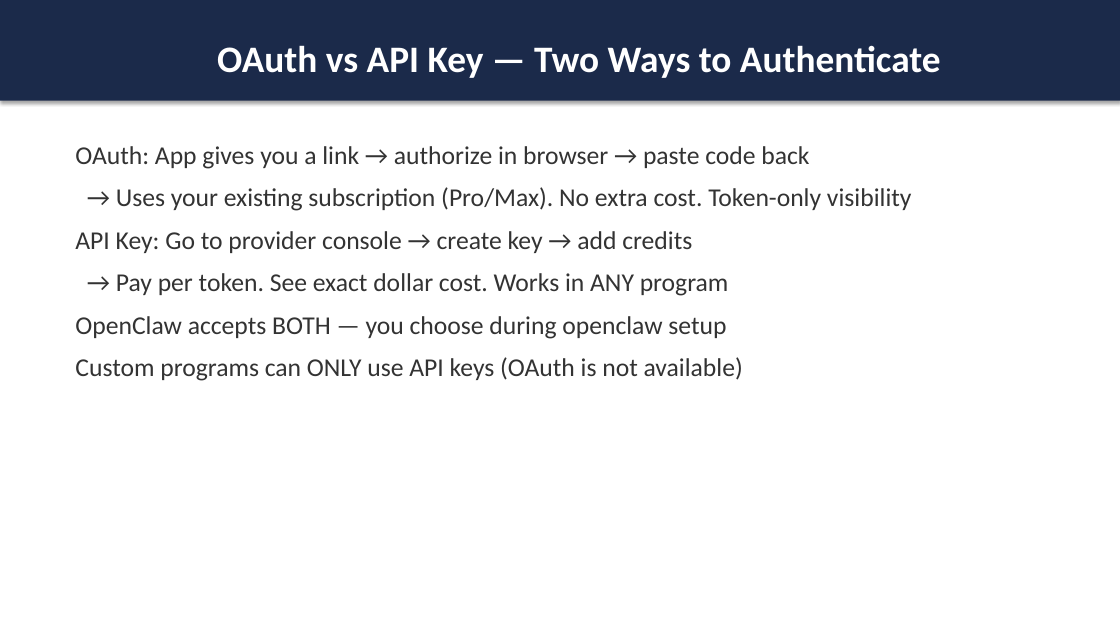
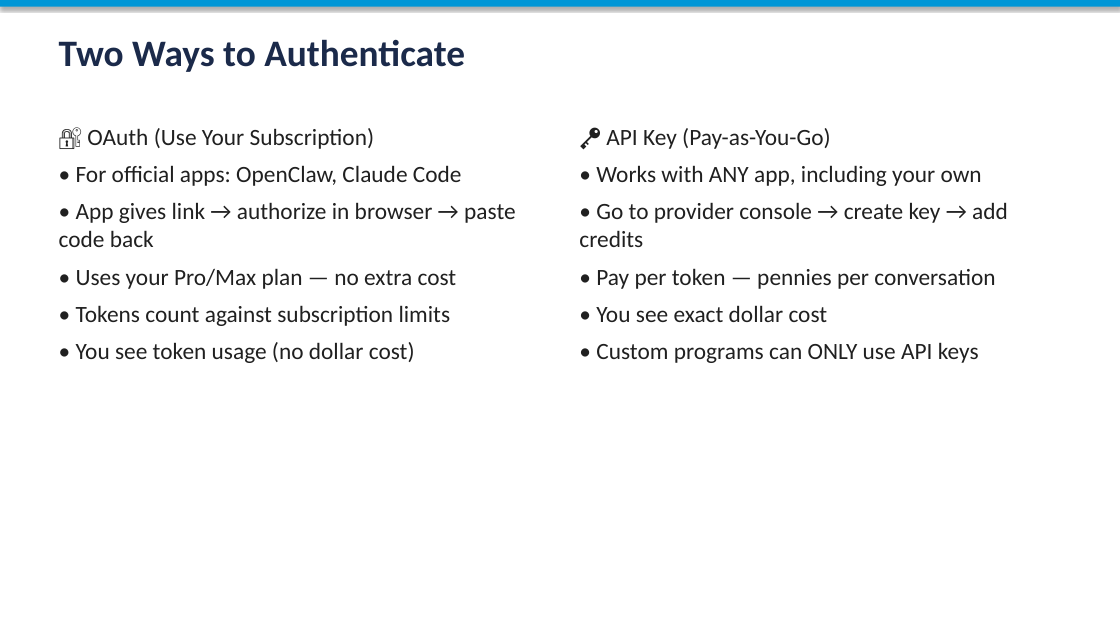
Before and after one commit to toroleapinc/cut-the-crap, a slide deck: slide 9 of general/cut-the-crap-general.pptx (slide 11 before the commit). Drawn at 1120x630 pixels with LibreOffice and Linux fonts; fonts in the diff are those of the drawing. Boxes give left, top, right and bottom in pixels: in the first picture for what was removed or moved away, otherwise in the second. Text is boxed around its words. In the diff, an @@ line names an element or a change of style, - is before the commit and + after.

Commit message:
Fix: all providers train by default (free+paid), must opt out. Remove OAuth slide duplication. Add privacy to cheat sheet.

```diff
--- a/general/cut-the-crap-general.pptx
+++ b/general/cut-the-crap-general.pptx
@@ rectangle added at <box>0,0,1120,7</box>, fill #0096D6 @@
@@ text "Two Ways to Authenticate": place and size @@
-text "Two Ways to Authenticate" at <box>0,0,1120,101</box>
+text "Two Ways to Authenticate" at <box>59,39,465,72</box>
@@ text "Two Ways to Authenticate" at <box>59,39,465,72</box>: vertical alignment middle to top; fill #1B2A4A to none; shadow off @@
@@ text at <box>59,39,465,72</box>: text changed; text colour #FFFFFF to #1B2A4A @@
-OAuth vs API Key — Two Ways to Authenticate
+Two Ways to Authenticate
@@ text added at <box>59,128,516,363</box>, 20 pt, text #202020 @@
+🔐 OAuth (Use Your Subscription)
+• For official apps: OpenClaw, Claude Code
+• App gives link → authorize in browser → paste code back
+• Uses your Pro/Max plan — no extra cost
+• Tokens count against subscription limits
+• You see token usage (no dollar cost)
@@ text at <box>579,128,1008,363</box>: text changed; size 22 to 20 pt; text colour #333333 to #202020 @@
-OAuth: App gives you a link → authorize in browser → paste code back
-→ Uses your existing subscription (Pro/Max). No extra cost. Token-only visibility
-API Key: Go to provider console → create key → add credits
-→ Pay per token. See exact dollar cost. Works in ANY program
-OpenClaw accepts BOTH — you choose during openclaw setup
-Custom programs can ONLY use API keys (OAuth is not available)
+🔑 API Key (Pay-as-You-Go)
+• Works with ANY app, including your own
+• Go to provider console → create key → add credits
+• Pay per token — pennies per conversation
+• You see exact dollar cost
+• Custom programs can ONLY use API keys
```
Also in this commit, not shown: 15 other slides changed, 9 slides added, 12 slides removed, 1 other file.
